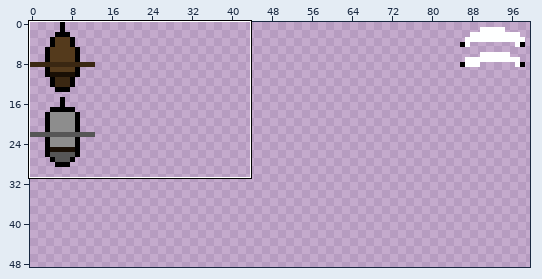
Sprite sheet: Assets/Art/Ships.png. Above: a wide view before the commit, with the close-up outlined.
Close-up. First the earlier version:
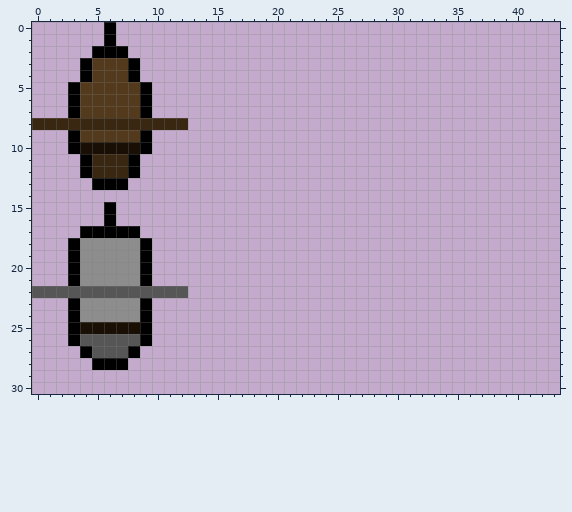
The file is 100x100 pixels. Colours within 5 levels of each other are drawn and written as one. Shown: x 0..43, y 0..30. The wide view leaves out empty margins. The commit also changed other parts of the picture, which this record leaves out.
After:
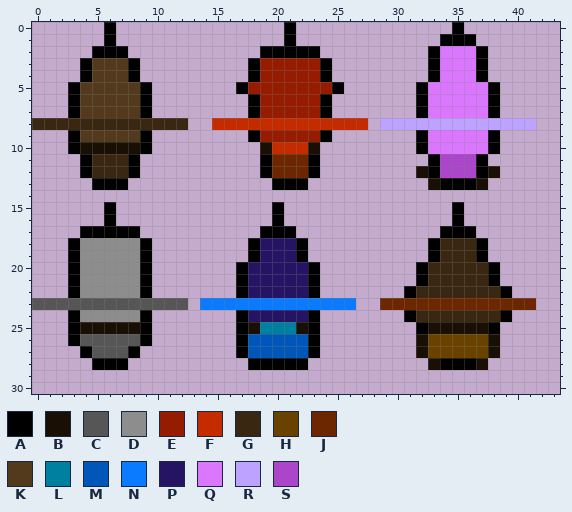
Palette (. is transparent): A #000000  B #190f05  C #565656  D #8d8d8d  E #951c00  F #c42c00  G #3a2712  H #6a4200  J #6d2700  K #543a1c  L #0080a0  M #0056b9  N #0a7bff  P #251464  Q #db76ff  R #bea2ff  S #ab46ca
Change:
y 0: x 21 . -> A; x 35 . -> A
y 1: x 21 . -> A; x 34..36 ... -> AAA
y 2: x 19..23 ..... -> AAAAA; x 33..37 ..... -> AQQQA
y 3..4: x 18..24 ....... -> AEEEEEA; x 33..37 ..... -> AQQQA
y 5: x 17..25 ......... -> AEEEEEEEA; x 32..38 ....... -> AQQQQQA
y 6..7: x 18..24 ....... -> AEEEEEA; x 32..38 ....... -> AQQQQQA
y 8: x 15..27 ............. -> FFFFFFFFFFFFF; x 29..41 ............. -> RRRRRRRRRRRRR
y 9: x 18..24 ....... -> AEEEEEA; x 32..38 ....... -> AQQQQQA
y 10: x 19..23 ..... -> BFFFB; x 32..38 ....... -> AQQQQQA
y 11: x 19..23 ..... -> AJJJA; x 33..37 ..... -> ASSSA
y 12: x 19..23 ..... -> AJJJA; x 32..38 ....... -> BASSSAB
y 13: x 20..22 ... -> AAA; x 33..37 ..... -> BAAAB
y 15..16: x 20 . -> A; x 35 . -> A
y 17: x 19..21 ... -> AAA; x 34..36 ... -> AAA
y 18..19: x 18..22 ..... -> APPPA; x 33..37 ..... -> AGGGA
y 20..21: x 17..23 ....... -> APPPPPA; x 32..38 ....... -> AGGGGGA
y 22: x 0..12 CCCCCCCCCCCCC -> ...ADDDDDA...; x 17..23 ....... -> APPPPPA; x 31..39 ......... -> AGGGGGGGA
y 23: x 0..12 ...ADDDDDA... -> CCCCCCCCCCCCC; x 14..26 ............. -> NNNNNNNNNNNNN; x 29..41 ............. -> JJJJJJJJJJJJJ
y 24: x 17..23 ....... -> APPPPPA; x 31..39 ......... -> AGGGGGGGA
y 25: x 17..23 ....... -> ABLLLBA; x 32..38 ....... -> ABBBBBA
y 26..27: x 17..23 ....... -> AMMMMMA; x 32..38 ....... -> BHHHHHB
y 28: x 18..22 ..... -> AAAAA; x 33..37 ..... -> BAAAB
Changed places in both close-ups, as pixel boxes (x1, y1, x2, y2):
changed: (32, 22, 536, 370)
